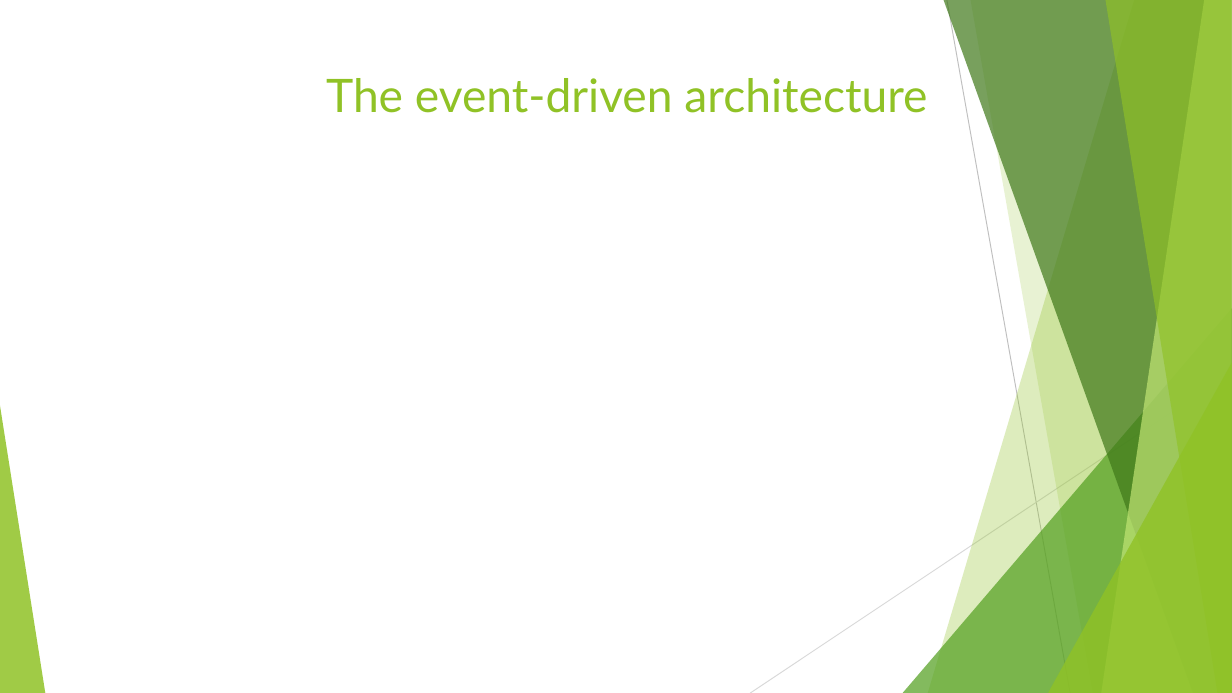
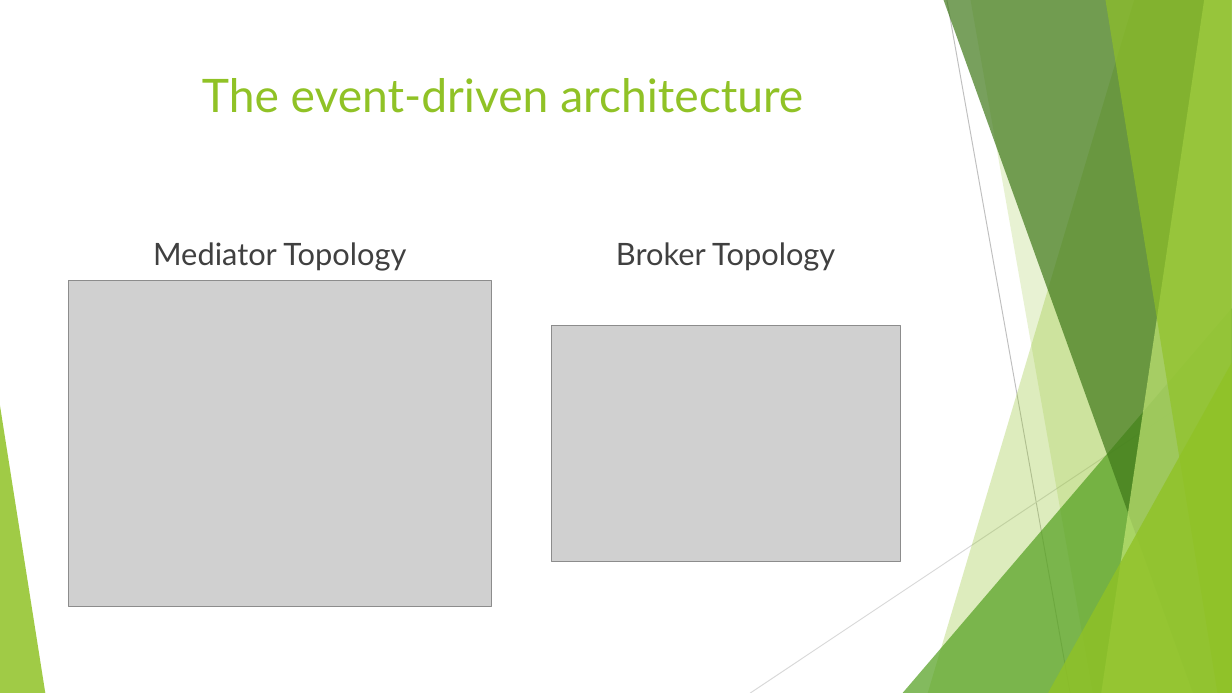
Before and after one commit to dsosedov/event-driven-arch-demo, a slide deck: slide 4 of doc/deck.pptx. Drawn at 1232x693 pixels with LibreOffice and Linux fonts; fonts in the diff are those of the drawing; grey boxes stand for pictures. Boxes give left, top, right and bottom in pixels: in the first picture for what was removed or moved away, otherwise in the second. Text is boxed around its words. In the diff, an @@ line names an element or a change of style, - is before the commit and + after.

Commit message:
Update deck

```diff
--- a/doc/deck.pptx
+++ b/doc/deck.pptx
@@ title "The event-driven architecture" at (x1=202, y1=78, x2=803, y2=113): alignment right to centre @@
@@ text added at (x1=153, y1=242, x2=406, y2=271), 24 pt, text #404040 @@
+Mediator Topology
@@ text added at (x1=616, y1=242, x2=835, y2=271), 24 pt, text #404040 @@
+Broker Topology
@@ picture added at (x1=68, y1=281, x2=492, y2=606) @@
@@ picture added at (x1=552, y1=325, x2=901, y2=561) @@
```
